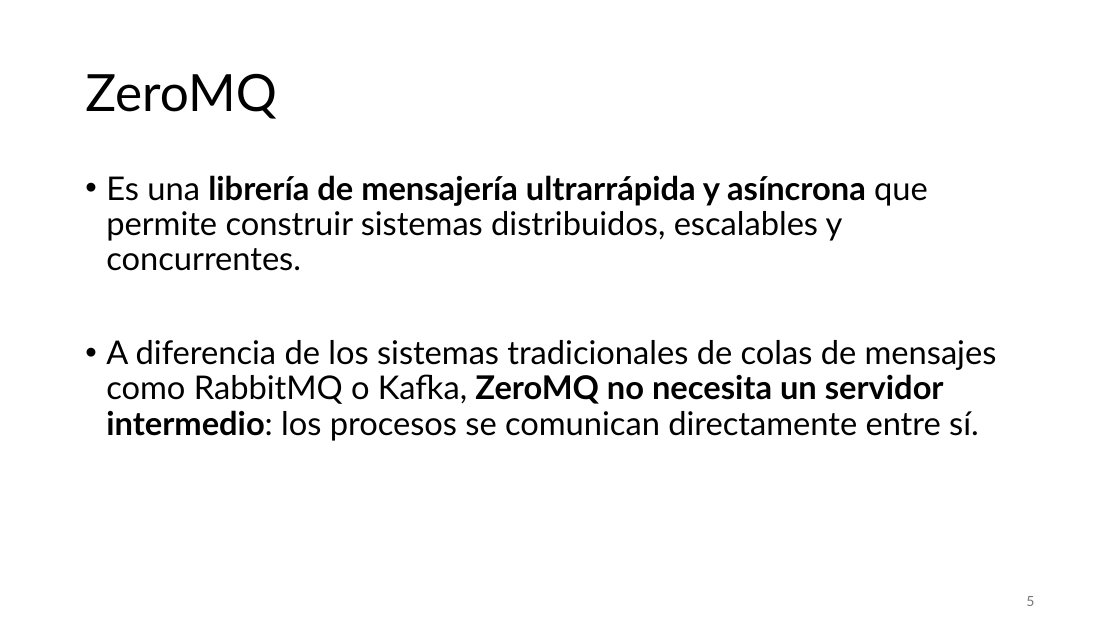
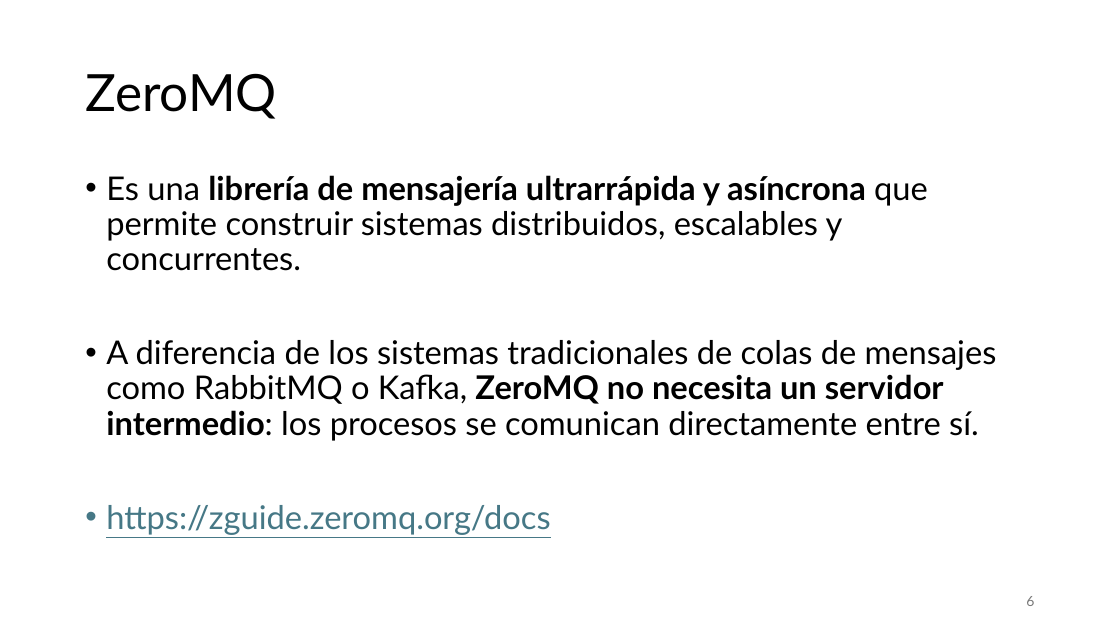
Before and after one commit to aldebarran22/CURSO_CPP_SERVICIOS_30H, a slide deck: slide 6 of doc/3_Comunicacion_microservicios_C++.pptx (slide 5 before the commit). Drawn at 1120x630 pixels with LibreOffice and Linux fonts; fonts in the diff are those of the drawing. Boxes give left, top, right and bottom in pixels: in the first picture for what was removed or moved away, otherwise in the second. Text is boxed around its words. In the diff, an @@ line names an element or a change of style, - is before the commit and + after.

```diff
--- a/doc/3_Comunicacion_microservicios_C++.pptx
+++ b/doc/3_Comunicacion_microservicios_C++.pptx
@@ text at (x1=106, y1=505, x2=550, y2=535): paragraph added @@
+• https://zguide.zeromq.org/docs
@@ page number at (x1=1026, y1=596, x2=1034, y2=606): text changed @@
-5
+6
```
Also in this commit, not shown: 2 other slides changed, 15 slides added, 31 other files.
